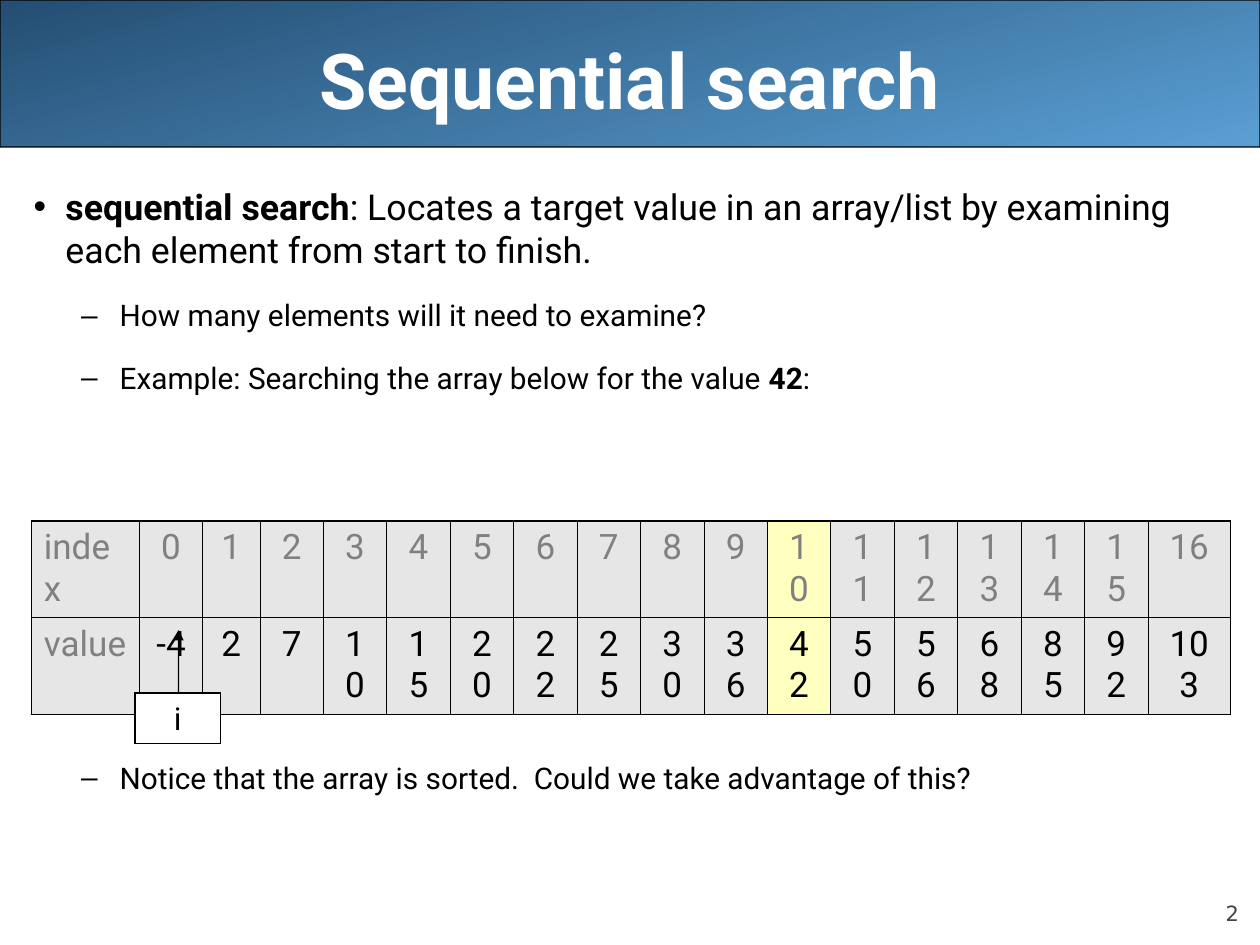
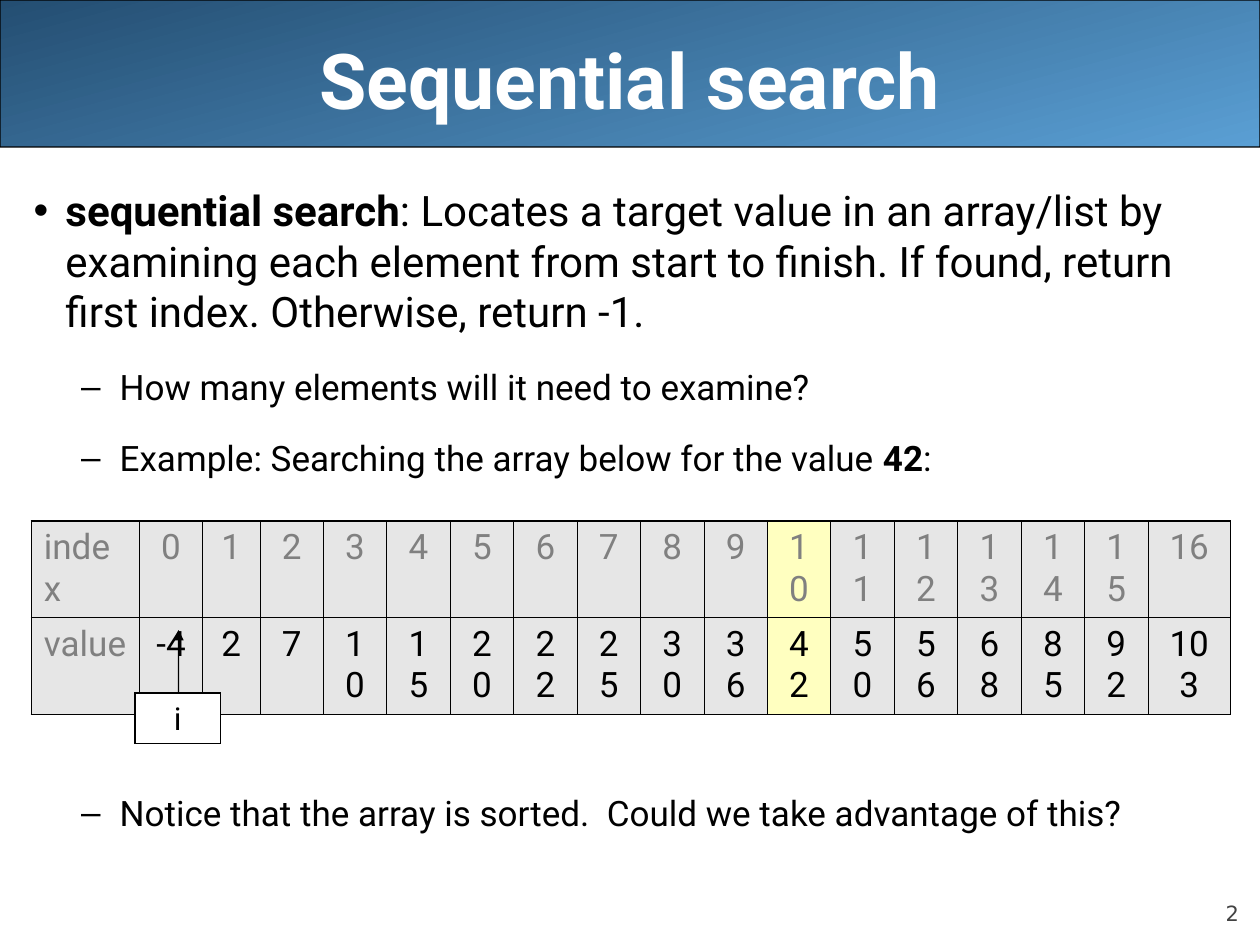
Before and after one commit to LongBaoNguyen/longbaonguyen.github.io, a slide deck: slide 2 of courses/apcsa/lecture19.ppt. Drawn at 1260x945 pixels with LibreOffice and Linux fonts; fonts in the diff are those of the drawing. Boxes give left, top, right and bottom in pixels: in the first picture for what was removed or moved away, otherwise in the second. Text is boxed around its words. In the diff, an @@ line names an element or a change of style, - is before the commit and + after.

```diff
--- a/courses/apcsa/lecture19.ppt
+++ b/courses/apcsa/lecture19.ppt
@@ text at bbox=[65, 194, 1172, 333]: text changed; size 20.4 to 24 pt @@
-• sequential search: Locates a target value in an array/list by examining each element from start to finish.
+• sequential search: Locates a target value in an array/list by examining each element from start to finish. If found, return first index. Otherwise, return -1.
@@ text at bbox=[120, 373, 1121, 834]: size 17 to 20 pt in "How many elements will it need to ...", "Example: Searching the array below for the ...", "Notice that the array is sorted. Could ..." @@
```
Also in this commit, not shown: 7 other slides changed, 6 slides added, 18 slides removed, 45 other files.
